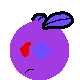
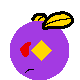
Layered file, before and after one edit (80x80). Changes by layer:
painted on "Fundo" over [31, 14, 71, 61]
